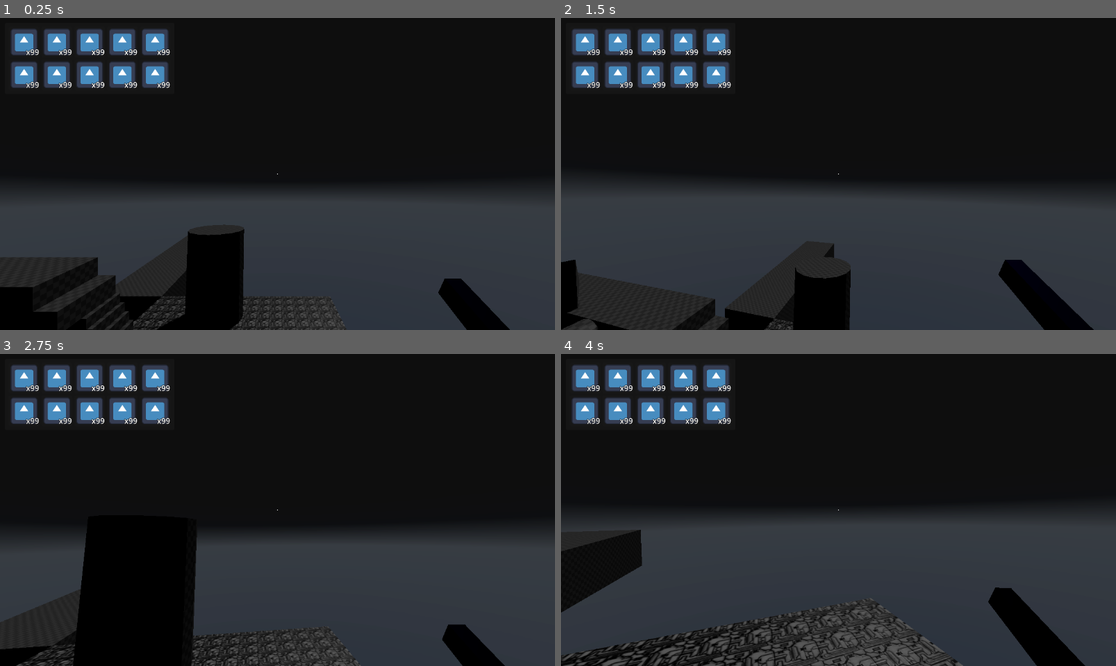
Above: before the commit, frames 1-4 (two rows, left to right).
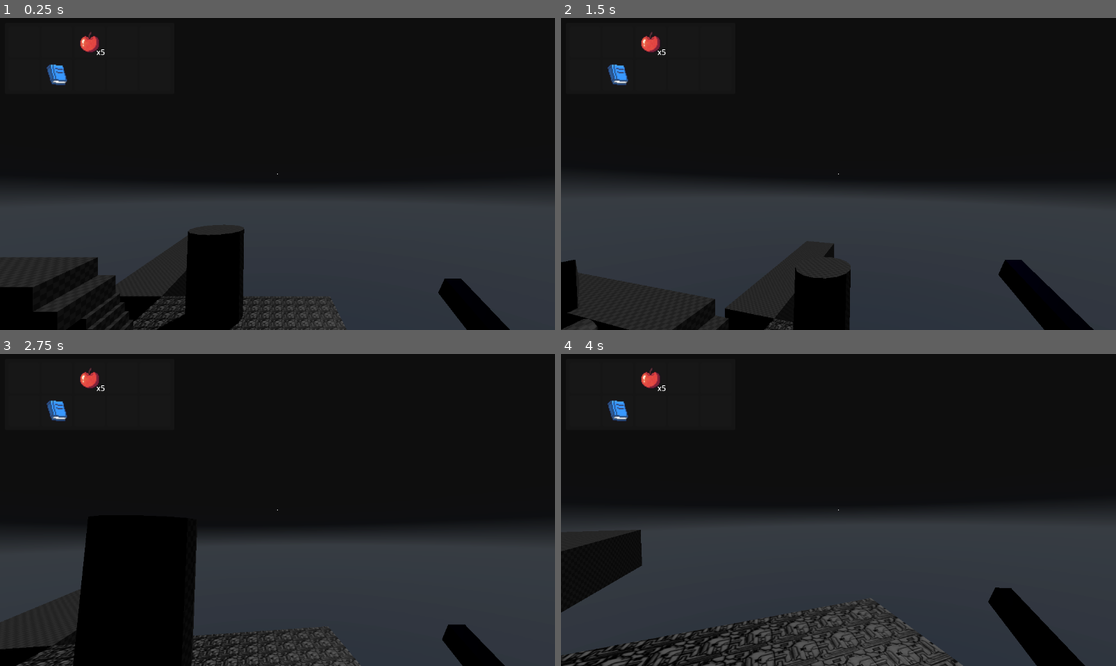
Above: after the commit, the same moments.

Repository: FahadHameed89/GodotPlayground3D
Game: Godot game, scene res://Levels/test_level.tscn
Two runs of this game, one before a commit and one after it. Both use one fixed random seed, a clock stepped at 60 frames per second and the inputs below. The project has no main scene, so this scene is started directly. The engine's default icon, where the game draws it, is replaced by a stand-in: a white triangle on a blue panel in a dark square. A sky picture missing from this copy of the repository is replaced by a grey-blue gradient.
Inputs (mouse positions are in pixels of both pictures, inside the frame that each line leads up to):
- Up to frame 1 (0.25 s): no input
- Up to frame 2 (1.5 s): tap Enter (ui_accept) at 0.5, 0.77 s; move the mouse to (866, 174) at 0.52 s; hold Ctrl (crouch) 0.53-1.28 s; hold W (forward) from 0.53 s (still down); click (866, 174) at 0.67 s; move the mouse to (810, 174) at 1.27 s; tap Alt (free_look) at 1.35 s
- Up to frame 3 (2.75 s): keep holding W (forward); tap Enter (ui_accept) at 1.52 s; move the mouse to (288, 503) at 2.02 s; click (288, 503) at 2.1 s
- Up to frame 4 (4 s): keep holding W (forward); move the mouse to (832, 516) at 2.77 s; tap R (rotate_object) at 2.85 s; click (832, 516) at 2.92 s; tap Enter (ui_accept) at 3.02, 3.77 s; move the mouse to (877, 513) at 3.52 s; hold Shift (sprint) from 3.53 s (still down)

The runs differ from the first frame. In frame 1, 4.0% of the frame differs, in the area x 2-31%, y 3-23%; in frame 2, 4.0%; in frame 3, 4.0%; in frame 4, 4.0%.

Commit message:
Added slot script
controls name, texture, slots, and visibility as item data is passed in, validates for stackable items and converts to non-stackable item if you try to sneak it in

Diff:
--- a/Player/Cursor.gd
+++ b/Player/Cursor.gd
@@ -3,7 +3,7 @@
 @onready var cursor = $"."
 
 # Called every frame. 'delta' is the elapsed time since the previous frame.
-func _process(delta):
+func _process(_delta):
 	if interaction_ray.is_colliding() == true:
 		cursor.color = "36ffff"
 	if interaction_ray.is_colliding() == false:
--- a/Scripts/player.gd
+++ b/Scripts/player.gd
@@ -26,7 +26,7 @@
 var pull_force = 4 # Adjust this to pull objects with more force
 var rotation_force = 0.25 # Force of object rotation
 var locked = false # Prevents player walking around when rotating object
-var throw_force = 5 #How much force is applied when throwing the object
+var throw_force = 3.5 #How much force is applied when throwing the object
 
 
 # Player Speed Variables
--- a/inventory/inventory.gd
+++ b/inventory/inventory.gd
@@ -15,3 +15,6 @@
 	for slot_data in slot_datas:
 		var slot = Slot.instantiate()
 		item_grid.add_child(slot)
+
+		if slot_data:
+			slot.set_slot_data(slot_data)
--- /dev/null
+++ b/inventory/slot.gd
@@ -0,0 +1,14 @@
+extends PanelContainer
+
+@onready var texture_rect = $MarginContainer/TextureRect
+@onready var quantity_label = $QuantityLabel
+
+
+func set_slot_data(slot_data: SlotData) -> void:
+	var item_data = slot_data.item_data
+	texture_rect.texture = item_data.texture
+	tooltip_text = "%s\n%s" % [item_data.name, item_data.description]
+
+	if slot_data.quantity > 1:
+		quantity_label.text = "x%s" % slot_data.quantity
+		quantity_label.show()
--- a/inventory/slot.tscn
+++ b/inventory/slot.tscn
@@ -1,11 +1,12 @@
 [gd_scene load_steps=2 format=3 uid="uid://b1qoijhjsfreu"]
 
-[ext_resource type="Texture2D" uid="uid://drlqyvdbrtlui" path="res://icon.svg" id="1_3j0j8"]
+[ext_resource type="Script" path="res://inventory/slot.gd" id="1_36cp3"]
 
 [node name="Slot" type="PanelContainer"]
 custom_minimum_size = Vector2(64, 64)
 offset_right = 40.0
 offset_bottom = 40.0
+script = ExtResource("1_36cp3")
 
 [node name="MarginContainer" type="MarginContainer" parent="."]
 layout_mode = 2
@@ -16,11 +17,11 @@
 
 [node name="TextureRect" type="TextureRect" parent="MarginContainer"]
 layout_mode = 2
-texture = ExtResource("1_3j0j8")
 expand_mode = 1
 stretch_mode = 5
 
 [node name="QuantityLabel" type="Label" parent="."]
+visible = false
 layout_mode = 2
 size_flags_horizontal = 8
 size_flags_vertical = 8
--- a/inventory/slot_data.gd
+++ b/inventory/slot_data.gd
@@ -4,4 +4,10 @@
 const MAX_STACK_SIZE: int = 99
 
 @export var item_data: ItemData
-@export_range(1, MAX_STACK_SIZE) var quantity: int = 1
+@export_range(1, MAX_STACK_SIZE) var quantity: int = 1: set = set_quantity
+
+func set_quantity(value: int) -> void:
+	quantity = value
+	if quantity > 1 and not item_data.stackable:
+		quantity = 1
+		push_error("%s is not stackable, setting quantity to 1" % item_data.name)
--- a/test_inv.tres
+++ b/test_inv.tres
@@ -13,7 +13,7 @@
 [sub_resource type="Resource" id="Resource_12rg2"]
 script = ExtResource("3_xnhwq")
 item_data = ExtResource("4_q2pju")
-quantity = 1
+quantity = 2
 
 [resource]
 script = ExtResource("1_8h8g8")
